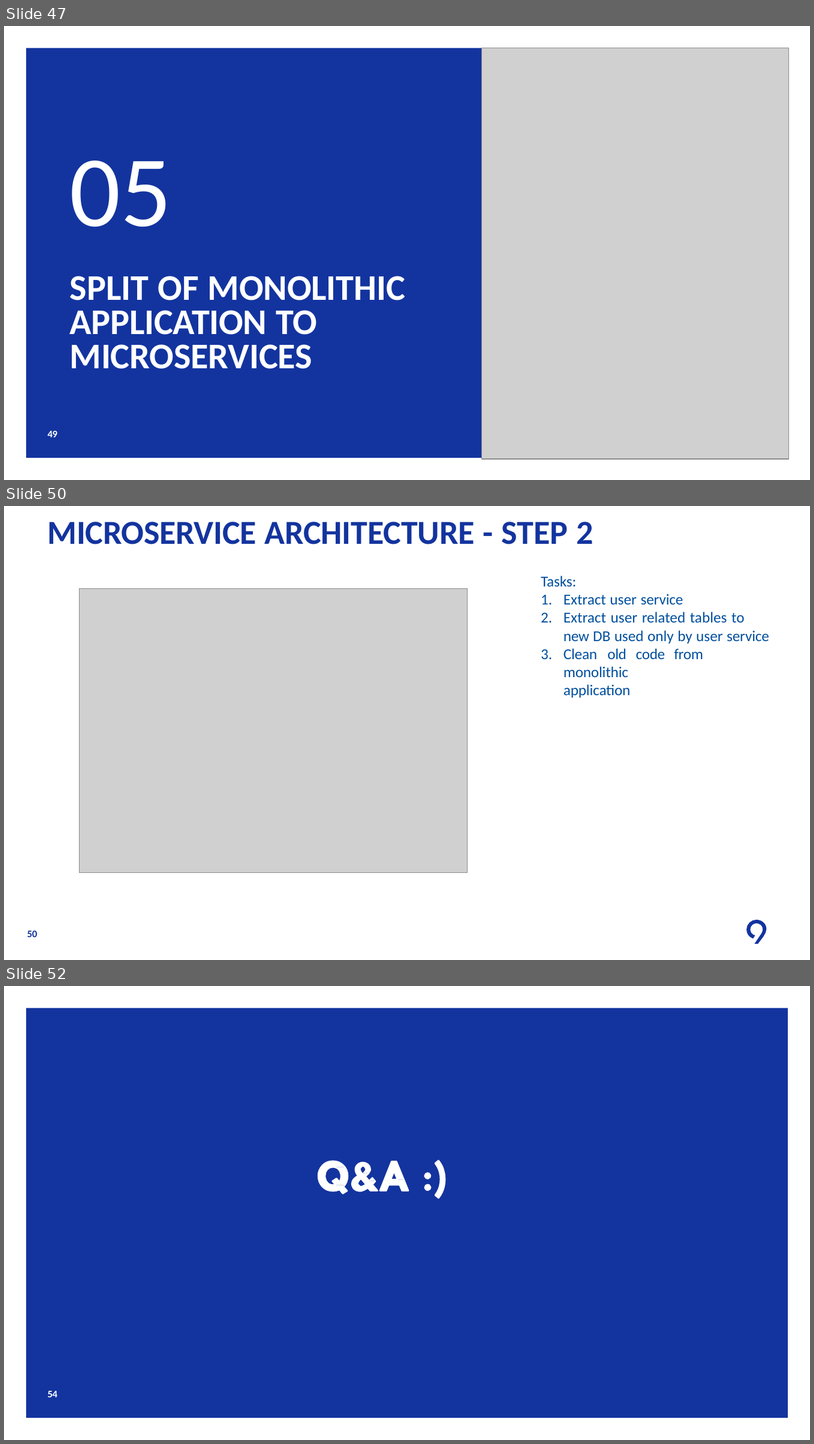
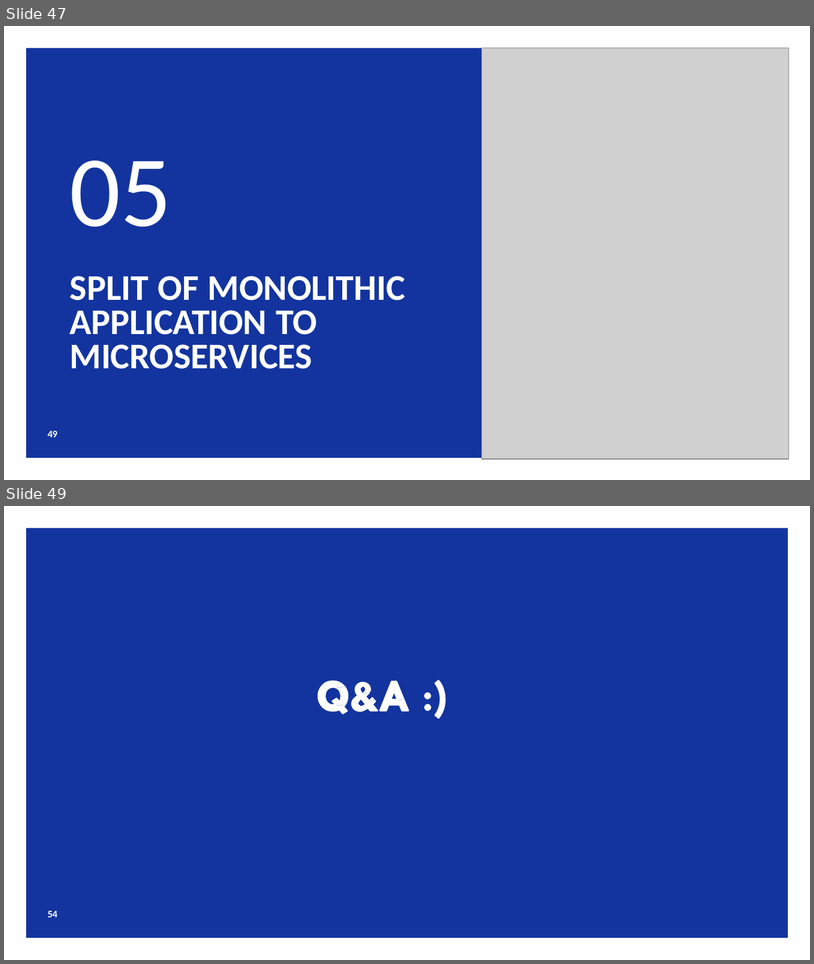
Before and after one commit to levinine/code9-2024, a slide deck: day-3-microservices/Understanding_Microservices.pptx. Shown one above the other, each under a label of ours: slides 47, 50 and 52 before the commit, slides 47 and 49 after it; the slides between them are not shown. The pictures are 814x1444 and 814x964 pixels, drawn with LibreOffice and Linux fonts; fonts in the diff are those of the drawing; grey boxes stand for pictures; background and template pictures are left out. Boxes give left, top, right and bottom in pixels: in the first picture for what was removed or moved away, otherwise in the second. Text is boxed around its words. In the diff, an @@ line names an element or a change of style, - is before the commit and + after.

```diff
--- a/day-3-microservices/Understanding_Microservices.pptx
+++ b/day-3-microservices/Understanding_Microservices.pptx
@@ slide 50 removed at (x1=4, y1=506, x2=810, y2=960), background #FFFFFF @@
@@ title removed at (x1=48, y1=522, x2=593, y2=544) @@
-MICROSERVICE ARCHITECTURE - STEP 2
@@ text removed at (x1=541, y1=576, x2=770, y2=677) @@
-Tasks:
-1. Extract user service
-2. Extract user related tables to new DB used only by user service
-3. Clean old code from monolithic
-application
@@ picture removed at (x1=79, y1=588, x2=467, y2=873) @@
@@ freeform shape removed at (x1=747, y1=919, x2=767, y2=943) @@
@@ page number removed at (x1=27, y1=930, x2=38, y2=937) @@
-50
@@ what was slide 52 is now slide 49 @@
```
Also in this commit, not shown: 1 slide added, 3 other slides removed.
